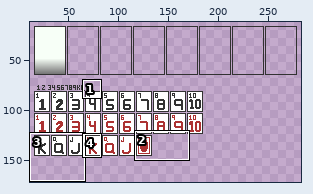
File history of a pixel-art file, assets/cards2.aseprite. Above: a wide view before the commit, with the close-up outlined.
Close-up. First the earlier version:
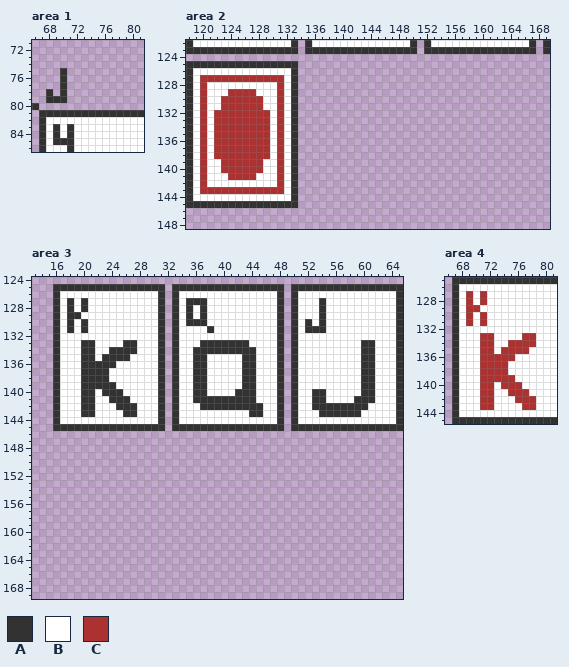
320x240 pixels, 1 frame. Shown: area 1: x 66..81, y 71..86; area 2: x 118..169, y 122..148; area 3: x 13..65, y 124..169; area 4: x 66..81, y 125..145. The wide view leaves out empty margins. The commit also changed other parts of the picture, which this record leaves out.
Palette (. is transparent): A #323232  B #ffffff  C #ac3232
Pixels before, area 1, first column x 66:
75 ....A...........
76 ....A...........
77 ....A...........
78 ..A.A...........
79 ..AAA...........
80 A...............
81 .AAAAAAAAAAAAAAA
82 .ABBBBBBBBBBBBBB
83 .ABABABBBBBBBBBB
84 .ABABABBBBBBBBBB
85 .ABAAABBBBBBBBBB
86 .ABBBABBBBBBBBBB
Pixels before, area 2, first column x 118:
122 ABBBBBBBBBBBBBBA.ABBBBBBBBBBBBBBA.ABBBBBBBBBBBBBBA.A
123 AAAAAAAAAAAAAAAA.AAAAAAAAAAAAAAAA.AAAAAAAAAAAAAAAA.A
124 ....................................................
125 AAAAAAAAAAAAAAAA....................................
126 ABBBBBBBBBBBBBBA....................................
127 ABCCCCCCCCCCCCBA....................................
128 ABCBBBBBBBBBBCBA....................................
129 ABCBBBCCCCBBBCBA....................................
130 ABCBBCCCCCCBBCBA....................................
131 ABCBBCCCCCCBBCBA....................................
132 ABCBCCCCCCCCBCBA....................................
133 ABCBCCCCCCCCBCBA....................................
134 ABCBCCCCCCCCBCBA....................................
135 ABCBCCCCCCCCBCBA....................................
136 ABCBCCCCCCCCBCBA....................................
137 ABCBCCCCCCCCBCBA....................................
138 ABCBCCCCCCCCBCBA....................................
139 ABCBBCCCCCCBBCBA....................................
140 ABCBBCCCCCCBBCBA....................................
141 ABCBBBCCCCBBBCBA....................................
142 ABCBBBBBBBBBBCBA....................................
143 ABCCCCCCCCCCCCBA....................................
144 ABBBBBBBBBBBBBBA....................................
145 AAAAAAAAAAAAAAAA....................................
Pixels before, area 3 (only the part around the change), first column x 13:
124 .....................................................
125 ...AAAAAAAAAAAAAAAA.AAAAAAAAAAAAAAAA.AAAAAAAAAAAAAAAA
126 ...ABBBBBBBBBBBBBBA.ABBBBBBBBBBBBBBA.ABBBBBBBBBBBBBBA
127 ...ABABABBBBBBBBBBA.ABAAABBBBBBBBBBA.ABBBABBBBBBBBBBA
128 ...ABABABBBBBBBBBBA.ABABABBBBBBBBBBA.ABBBABBBBBBBBBBA
129 ...ABAABBBBBBBBBBBA.ABABABBBBBBBBBBA.ABBBABBBBBBBBBBA
130 ...ABABABBBBBBBBBBA.ABAAABBBBBBBBBBA.ABABABBBBBBBBBBA
131 ...ABABABBBBBBBBBBA.ABBBBABBBBBBBBBA.ABAAABBBBBBBBBBA
132 ...ABBBBBBBBBBBBBBA.ABBBBBBBBBBBBBBA.ABBBBBBBBBBBBBBA
133 ...ABBBAABBBBAABBBA.ABBBAAAAAAABBBBA.ABBBBBBBBBAABBBA
134 ...ABBBAABBAAAABBBA.ABBAAAAAAAAABBBA.ABBBBBBBBBAABBBA
135 ...ABBBAABAAAABBBBA.ABBAABBBBBAABBBA.ABBBBBBBBBAABBBA
136 ...ABBBAAAAABBBBBBA.ABBAABBBBBAABBBA.ABBBBBBBBBAABBBA
137 ...ABBBAAAABBBBBBBA.ABBAABBBBBAABBBA.ABBBBBBBBBAABBBA
138 ...ABBBAAAABBBBBBBA.ABBAABBBBBAABBBA.ABBBBBBBBBAABBBA
139 ...ABBBAAAAABBBBBBA.ABBAABBBBBAABBBA.ABBBBBBBBBAABBBA
140 ...ABBBAABAAABBBBBA.ABBAABBBBAAABBBA.ABBAABBBBBAABBBA
141 ...ABBBAABBAAABBBBA.ABBAAAAAAAAABBBA.ABBAABBBBAAABBBA
142 ...ABBBAABBBAAABBBA.ABBBAAAAAAAAABBA.ABBAAAAAAAABBBBA
143 ...ABBBAABBBBAABBBA.ABBBBBBBBBBAABBA.ABBBAAAAAABBBBBA
144 ...ABBBBBBBBBBBBBBA.ABBBBBBBBBBBBBBA.ABBBBBBBBBBBBBBA
145 ...AAAAAAAAAAAAAAAA.AAAAAAAAAAAAAAAA.AAAAAAAAAAAAAAAA
146 .....................................................
147 .....................................................
148 .....................................................
149 .....................................................
150 .....................................................
151 .....................................................
152 .....................................................
153 .....................................................
154 .....................................................
155 .....................................................
156 .....................................................
157 .....................................................
158 .....................................................
159 .....................................................
160 .....................................................
161 .....................................................
162 .....................................................
163 .....................................................
164 .....................................................
165 .....................................................
166 .....................................................
167 .....................................................
168 .....................................................
169 .....................................................
Pixels before, area 4, first column x 67:
125 AAAAAAAAAAAAAAA
126 ABBBBBBBBBBBBBB
127 ABCBCBBBBBBBBBB
128 ABCBCBBBBBBBBBB
129 ABCCBBBBBBBBBBB
130 ABCBCBBBBBBBBBB
131 ABCBCBBBBBBBBBB
132 ABBBBBBBBBBBBBB
133 ABBBCCBBBBCCBBB
134 ABBBCCBBCCCCBBB
135 ABBBCCBCCCCBBBB
136 ABBBCCCCCBBBBBB
137 ABBBCCCCBBBBBBB
138 ABBBCCCCBBBBBBB
139 ABBBCCCCCBBBBBB
140 ABBBCCBCCCBBBBB
141 ABBBCCBBCCCBBBB
142 ABBBCCBBBCCCBBB
143 ABBBCCBBBBCCBBB
144 ABBBBBBBBBBBBBB
145 AAAAAAAAAAAAAAA
Now the later version:
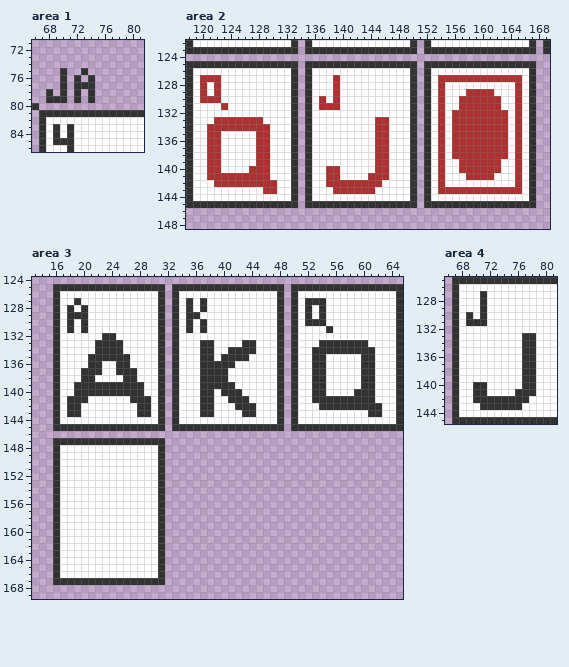
Changes in this commit:
Changed rows in their new state; - is an unchanged pixel.
Area 1:
first column x 72:
75 -A-
76 A-A
77 AAA
78 A-A
79 A-A
Area 2:
first column x 120:
125 ---------------AAAAAAAAAAAAAAAA-AAAAAAAAAAAAAAAA
126 ---------------ABBBBBBBBBBBBBBA-ABBBBBBBBBBBBBBA
127 ---BBBBBBBBB---ABBBCBBBBBBBBBBA-ABCCCCCCCCCCCCBA
128 --C--------B---ABBBCBBBBBBBBBBA-ABCBBBBBBBBBBCBA
129 --C-BBBB---B---ABBBCBBBBBBBBBBA-ABCBBBCCCCBBBCBA
130 -CCBBBBBB--B---ABCBCBBBBBBBBBBA-ABCBBCCCCCCBBCBA
131 B---BBBBB--B---ABCCCBBBBBBBBBBA-ABCBBCCCCCCBBCBA
132 B-BBBBBBBB-B---ABBBBBBBBBBBBBBA-ABCBCCCCCCCCBCBA
133 B--------B-B---ABBBBBBBBBCCBBBA-ABCBCCCCCCCCBCBA
134 BC---------B---ABBBBBBBBBCCBBBA-ABCBCCCCCCCCBCBA
135 BC-BBBBB---B---ABBBBBBBBBCCBBBA-ABCBCCCCCCCCBCBA
136 BC-BBBBB---B---ABBBBBBBBBCCBBBA-ABCBCCCCCCCCBCBA
137 BC-BBBBB---B---ABBBBBBBBBCCBBBA-ABCBCCCCCCCCBCBA
138 BC-BBBBB---B---ABBBBBBBBBCCBBBA-ABCBCCCCCCCCBCBA
139 BCCBBBBB-C-B---ABBBBBBBBBCCBBBA-ABCBBCCCCCCBBCBA
140 BCCBBBB--C-B---ABBCCBBBBBCCBBBA-ABCBBCCCCCCBBCBA
141 BCCC----CC-B---ABBCCBBBBCCCBBBA-ABCBBBCCCCBBBCBA
142 B-CCCCCCCCCB---ABBCCCCCCCCBBBBA-ABCBBBBBBBBBBCBA
143 BBBBBBBBB--B---ABBBCCCCCCBBBBBA-ABCCCCCCCCCCCCBA
144 ---------------ABBBBBBBBBBBBBBA-ABBBBBBBBBBBBBBA
145 ---------------AAAAAAAAAAAAAAAA-AAAAAAAAAAAAAAAA
Area 3:
first column x 18:
127 BAB---------------B---------------AA---------
128 ----------------------------------A----------
129 --A---------------AB--------------A----------
130 ------------------B----------------A---------
131 -----------------A-AB-------------BBBA-------
132 -----AA--------------------------------------
133 --BBAAAABB-----------BBBB-A---------AAAAAA-B-
134 --BBAA--BB--------B--BB------------AAAAAAA---
135 --B-A-------------B-A-AAA-B--------AA--------
136 --B--BBAA---------B-AAAA-BB--------AA--------
137 -----B-AAA--------B-AAA--BB--------AA--------
138 ----BB--AA--------B-AAA--BB--------AA--------
139 -A-----AAAA-------B-AAAA-BB--------AA--------
140 -A--A---AAA-------B-A-AA-BB--------------A---
141 AA-B--BBBAAA------B--BB---B----------AAAA----
142 AABB---BBBAA---------BBB---B-------B-------AA
143 AABB----BBAA-------AA----A-B--------BBBBBB-AA
first column x 16:
147 AAAAAAAAAAAAAAAA
148 ABBBBBBBBBBBBBBA
149 ABBBBBBBBBBBBBBA
150 ABBBBBBBBBBBBBBA
151 ABBBBBBBBBBBBBBA
152 ABBBBBBBBBBBBBBA
153 ABBBBBBBBBBBBBBA
154 ABBBBBBBBBBBBBBA
155 ABBBBBBBBBBBBBBA
156 ABBBBBBBBBBBBBBA
157 ABBBBBBBBBBBBBBA
158 ABBBBBBBBBBBBBBA
159 ABBBBBBBBBBBBBBA
160 ABBBBBBBBBBBBBBA
161 ABBBBBBBBBBBBBBA
162 ABBBBBBBBBBBBBBA
163 ABBBBBBBBBBBBBBA
164 ABBBBBBBBBBBBBBA
165 ABBBBBBBBBBBBBBA
166 ABBBBBBBBBBBBBBA
167 AAAAAAAAAAAAAAAA
Area 4:
first column x 69:
127 B-A-------
128 B-A-------
129 BBA-------
130 A-A-------
131 AAA-------
133 --BB----AA
134 --BB--BBAA
135 --BB-BBBAA
136 --BBBBB-AA
137 --BBBB--AA
138 --BBBB--AA
139 --BBBBB-AA
140 -AAB-BBBAA
141 -AAB--BAAA
142 -AAAAAAAAB
143 --AAAAAABB
